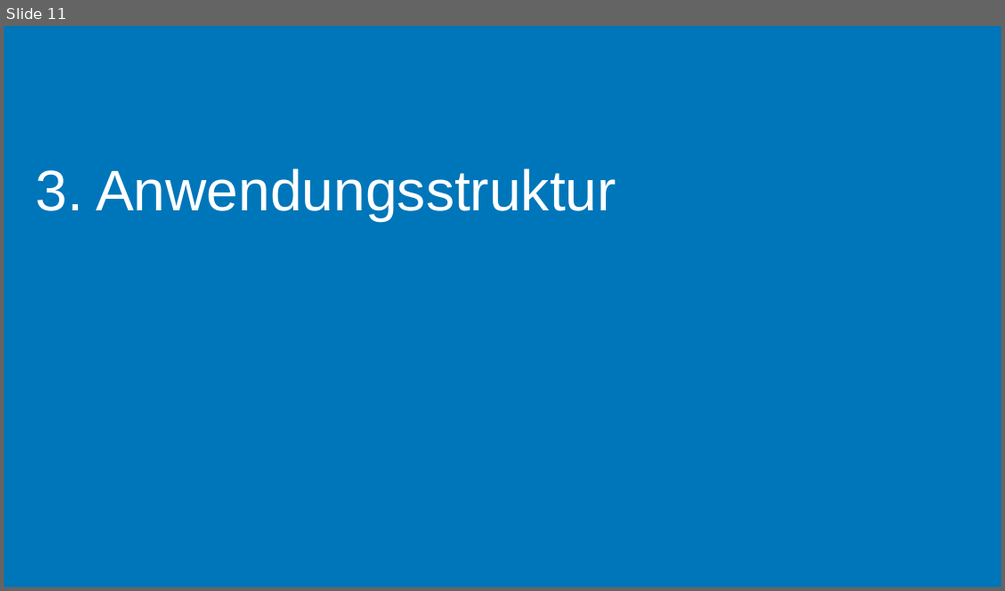
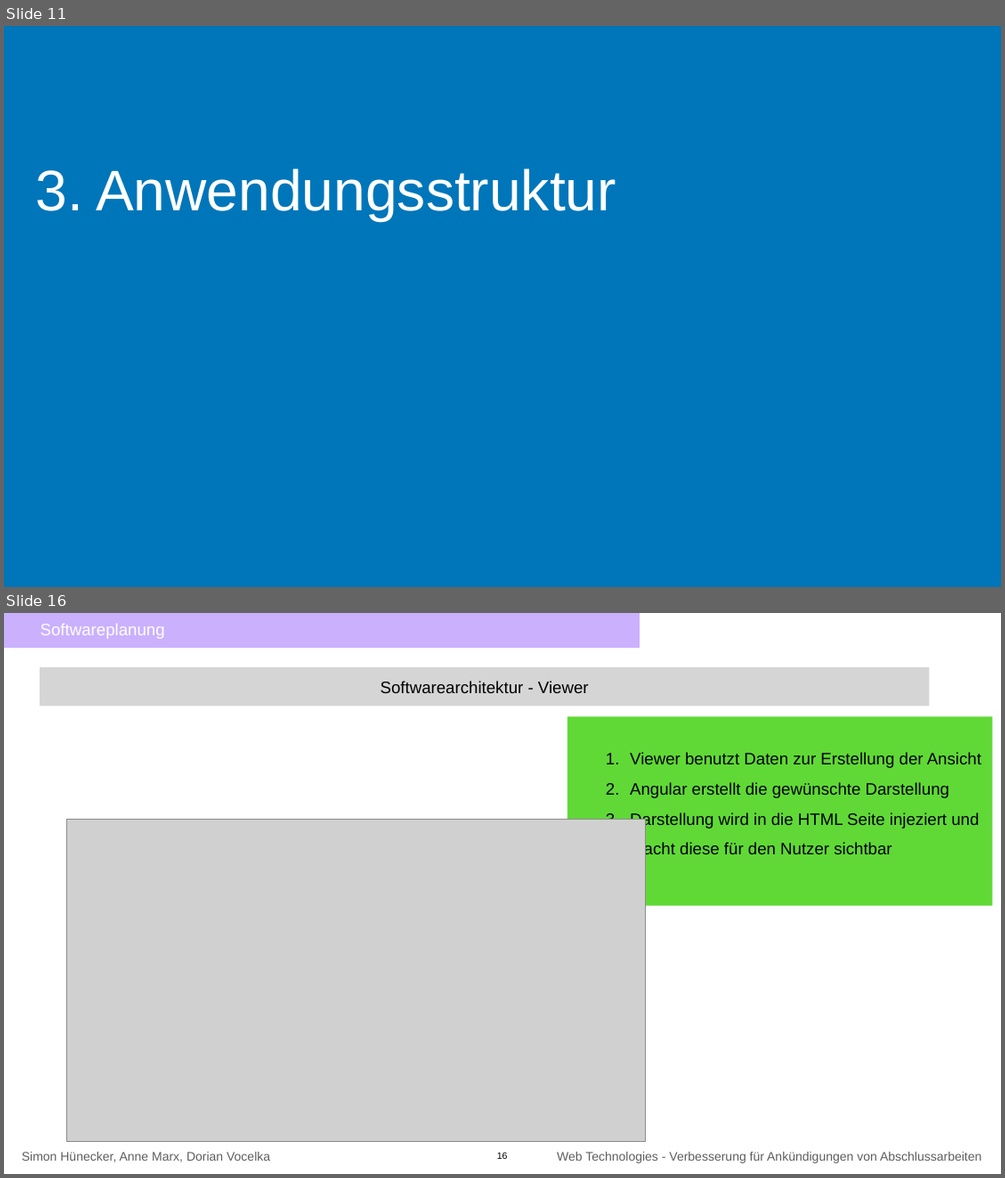
Before and after one commit to annenotarobot/WebTech-Assignemnt-3, a slide deck: documentation/Abgabefolien Assignement 2 (zusätzlichen Inhalt).pptx. Shown one above the other, each under a label of ours: slide 11 before the commit, slides 11 and 16 after it; the slides between them are not shown. The pictures are 1005x591 and 1005x1178 pixels, drawn with LibreOffice and Linux fonts; fonts in the diff are those of the drawing; grey boxes stand for pictures. Boxes give left, top, right and bottom in pixels: in the first picture for what was removed or moved away, otherwise in the second. Text is boxed around its words. In the diff, an @@ line names an element or a change of style, - is before the commit and + after.

```diff
--- a/documentation/Abgabefolien Assignement 2 (zusätzlichen Inhalt).pptx
+++ b/documentation/Abgabefolien Assignement 2 (zusätzlichen Inhalt).pptx
@@ slide 16 added at [4,613,1001,1174], background #FFFFFF @@
@@ rectangle added at [4,613,639,648], fill #8D52FD at 45% opacity, 32 pt, text #FFFFFF @@
+    Softwareplanung
@@ rectangle added at [40,667,929,706], fill #D5D5D5, 32 pt, text #000000 @@
+Softwarearchitektur - Viewer
@@ rectangle added at [567,716,992,906], fill #60D937, 32 pt, text #000000 @@
+  1. Viewer benutzt Daten zur Erstellung der Ansicht
+  2. Angular erstellt die gewünschte Darstellung
+  3. Darstellung wird in die HTML Seite injeziert und macht diese für den Nutzer sichtbar
@@ picture added at [66,819,645,1142] @@
@@ text added at [22,1151,270,1162], 24 pt, text #5E5E5E @@
+Simon Hünecker, Anne Marx, Dorian Vocelka
@@ page number added at [497,1151,508,1159], 18 pt, text #000000 @@
+16
@@ text added at [557,1151,981,1163], 24 pt, text #5E5E5E @@
+Web Technologies - Verbesserung für Ankündigungen von Abschlussarbeiten
```
Also in this commit, not shown: 7 other slides added.
